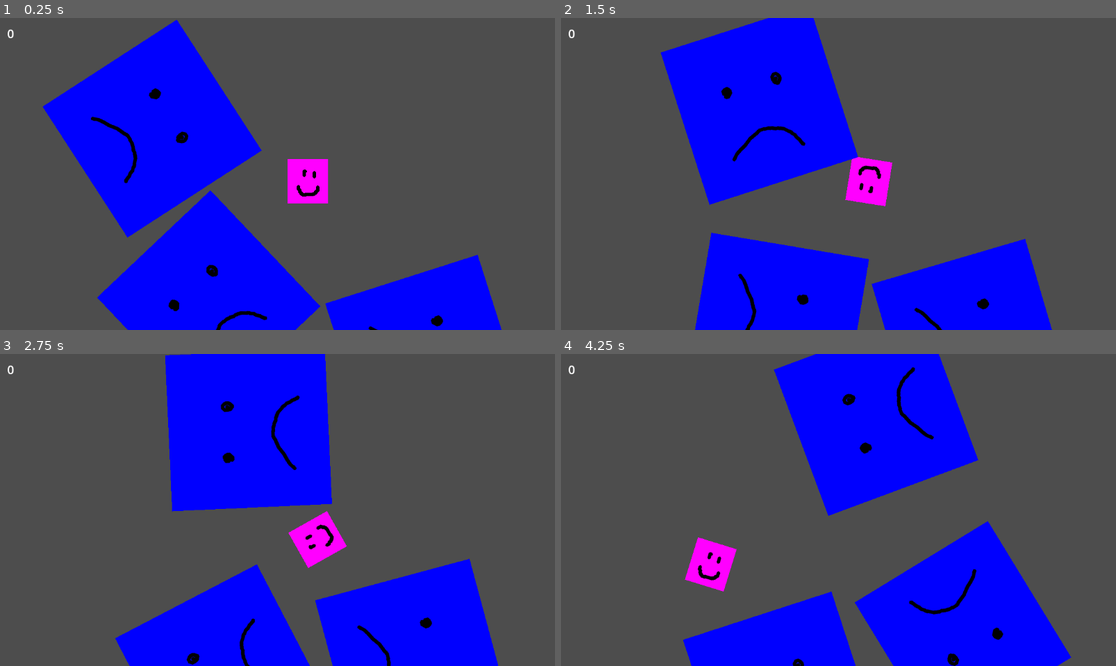
Above: before the commit, frames 1-4 (two rows, left to right).
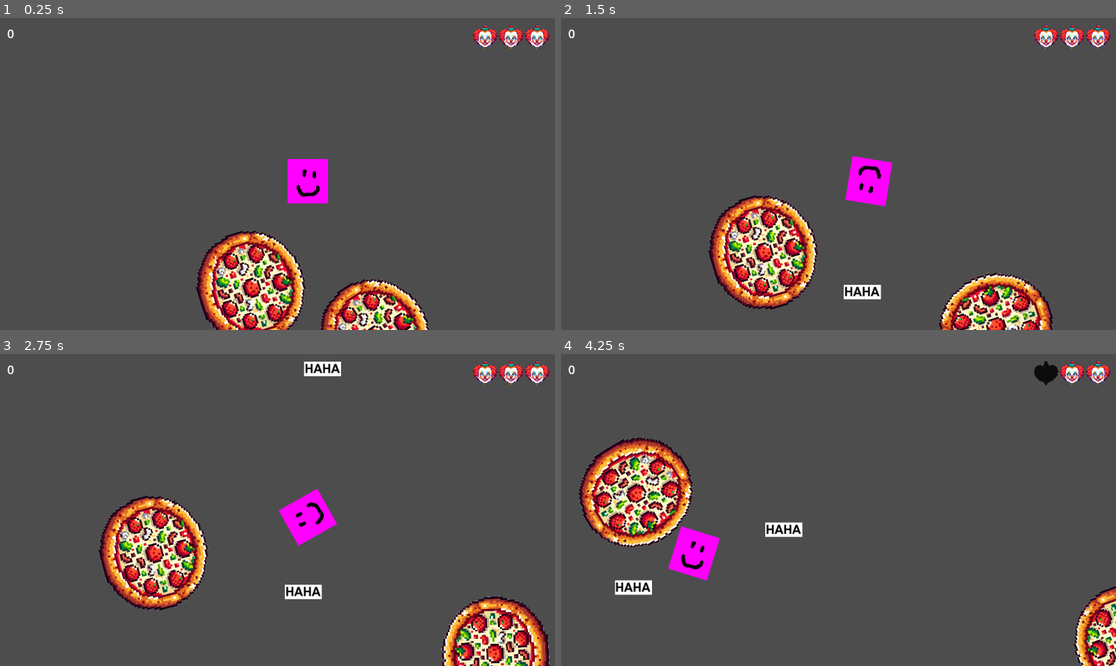
Above: after the commit, the same moments.

Repository: bytedev-code/the-sad-unicorn
Game: Godot game, scene res://game.tscn
Two runs of this game, one before a commit and one after it. Both use one fixed random seed, a clock stepped at 60 frames per second and the inputs below.
Inputs:
- Up to frame 1 (0.25 s): no input
- Up to frame 2 (1.5 s): hold D (player_rotate_right) 0.53-1.28 s; hold Space (player_shoot) 0.53-1.28 s; hold A (player_rotate_left) from 1.28 s (still down); tap Space (player_shoot) at 1.35 s
- Up to frame 3 (2.75 s): release A (player_rotate_left) at 2.03 s; hold D (player_rotate_right) from 2.03 s (still down); hold Space (player_shoot) from 2.03 s (still down)
- Up to frame 4 (4.25 s): release D (player_rotate_right) at 2.78 s; release Space (player_shoot) at 2.78 s; hold W (player_forward) 2.78-3.53 s; tap Space (player_shoot) at 2.85 s; hold A (player_rotate_left) from 3.53 s (still down); hold Space (player_shoot) from 3.53 s (still down)

The runs differ from the first frame. In frame 1, 31% of the frame differs, in the area x 7-99%, y 0-100%; in frame 2, 32%; in frame 3, 39%, in the area x 17-99%, y 0-100%; in frame 4, 38%.

Commit message:
implement projectile dummy

Diff:
--- a/blueprints/dummy.tscn
+++ b/blueprints/enemies/dummy.tscn
@@ -1,17 +1,17 @@
 [gd_scene load_steps=4 format=3 uid="uid://bjcdoe0d0l8r4"]
 
-[ext_resource type="Texture2D" uid="uid://cm505n0xda5rt" path="res://assets/enemy.png" id="1_0lnvf"]
-[ext_resource type="Script" path="res://enemy.gd" id="1_jw1ay"]
+[ext_resource type="Script" path="res://enemy.gd" id="1_ot6wk"]
+[ext_resource type="Texture2D" uid="uid://cm505n0xda5rt" path="res://assets/enemy.png" id="2_ijdwl"]
 
 [sub_resource type="RectangleShape2D" id="RectangleShape2D_vn05w"]
 size = Vector2(327, 331)
 
 [node name="dummy" type="RigidBody2D"]
-script = ExtResource("1_jw1ay")
+script = ExtResource("1_ot6wk")
 
 [node name="CollisionShape2D" type="CollisionShape2D" parent="."]
 position = Vector2(-0.5, 1.5)
 shape = SubResource("RectangleShape2D_vn05w")
 
 [node name="Sprite2D" type="Sprite2D" parent="."]
-texture = ExtResource("1_0lnvf")
+texture = ExtResource("2_ijdwl")
--- a/blueprints/pizza.tscn
+++ b/blueprints/enemies/pizza.tscn
@@ -1,17 +1,19 @@
-[gd_scene load_steps=4 format=3 uid="uid://dirmfbrgs5jhn"]
+[gd_scene load_steps=5 format=3 uid="uid://dirmfbrgs5jhn"]
 
 [ext_resource type="Script" path="res://enemy.gd" id="1_ayt43"]
+[ext_resource type="PackedScene" uid="uid://bne1ywbb5xsci" path="res://blueprints/enemies/pizza_slice.tscn" id="2_a7ert"]
 [ext_resource type="Texture2D" uid="uid://lho6elehpi6e" path="res://assets/enemies/pizza.png" id="2_h78fa"]
 
-[sub_resource type="RectangleShape2D" id="RectangleShape2D_vn05w"]
-size = Vector2(327, 331)
+[sub_resource type="CircleShape2D" id="CircleShape2D_j8m40"]
+radius = 116.51
 
 [node name="pizza" type="RigidBody2D"]
 script = ExtResource("1_ayt43")
+SPLIT_INTO = ExtResource("2_a7ert")
 
 [node name="CollisionShape2D" type="CollisionShape2D" parent="."]
 position = Vector2(-0.5, 1.5)
-shape = SubResource("RectangleShape2D_vn05w")
+shape = SubResource("CircleShape2D_j8m40")
 
 [node name="Sprite2D" type="Sprite2D" parent="."]
 scale = Vector2(0.25, 0.25)
--- /dev/null
+++ b/blueprints/enemies/pizza_slice.tscn
@@ -0,0 +1,15 @@
+[gd_scene load_steps=3 format=3 uid="uid://bne1ywbb5xsci"]
+
+[ext_resource type="Script" path="res://enemy.gd" id="1_q8gml"]
+[ext_resource type="Texture2D" uid="uid://x3iadklsevne" path="res://assets/enemies/pizza_slice.png" id="2_7n3m5"]
+
+[node name="pizza_slice" type="RigidBody2D"]
+script = ExtResource("1_q8gml")
+
+[node name="CollisionShape2D" type="CollisionPolygon2D" parent="."]
+position = Vector2(-0.5, 1.5)
+polygon = PackedVector2Array(-97.5, 99.5, -37.5, -102.5, 108.5, -27.5)
+
+[node name="Sprite2D" type="Sprite2D" parent="."]
+scale = Vector2(0.25, 0.25)
+texture = ExtResource("2_7n3m5")
--- /dev/null
+++ b/blueprints/projectiles/haha.tscn
@@ -0,0 +1,23 @@
+[gd_scene load_steps=4 format=3 uid="uid://cpen7ij664yva"]
+
+[ext_resource type="Texture2D" uid="uid://b2m28tpp3pym7" path="res://assets/projectile.png" id="1_gks73"]
+[ext_resource type="Script" path="res://projectile.gd" id="1_r7lf5"]
+
+[sub_resource type="RectangleShape2D" id="RectangleShape2D_hei77"]
+size = Vector2(76, 30)
+
+[node name="Haha" type="StaticBody2D"]
+script = ExtResource("1_r7lf5")
+
+[node name="CollisionShape2D" type="CollisionShape2D" parent="."]
+shape = SubResource("RectangleShape2D_hei77")
+
+[node name="Sprite2D" type="Sprite2D" parent="."]
+texture = ExtResource("1_gks73")
+
+[node name="Lifetime" type="Timer" parent="."]
+wait_time = 1.5
+one_shot = true
+autostart = true
+
+[connection signal="timeout" from="Lifetime" to="." method="_on_lifetime_end"]
--- a/enemy.gd
+++ b/enemy.gd
@@ -3,6 +3,7 @@
 
 @export var ROTATE: bool = true
 @export var SPEED: float = 100.
+@export var SPLIT_INTO: PackedScene = null
 
 var _direction = Vector2(0, 0)
 var _rot_speed = 0.1
--- a/game.tscn
+++ b/game.tscn
@@ -2,24 +2,24 @@
 
 [ext_resource type="Script" path="res://game.gd" id="1_i82ie"]
 [ext_resource type="PackedScene" uid="uid://yaolwrsv7rof" path="res://player.tscn" id="1_uqs0x"]
-[ext_resource type="PackedScene" uid="uid://bjcdoe0d0l8r4" path="res://blueprints/dummy.tscn" id="2_q8o6g"]
+[ext_resource type="PackedScene" uid="uid://dirmfbrgs5jhn" path="res://blueprints/enemies/pizza.tscn" id="3_q5dd1"]
 [ext_resource type="PackedScene" uid="uid://bvut3uk1ruoiu" path="res://ui/hud.tscn" id="4_a746c"]
 
 [node name="game" type="Node2D"]
 script = ExtResource("1_i82ie")
-enemy_blueprints = Array[PackedScene]([ExtResource("2_q8o6g")])
+enemy_blueprints = Array[PackedScene]([ExtResource("3_q5dd1")])
 enemy_container = NodePath("enemies")
 
 [node name="player" parent="." instance=ExtResource("1_uqs0x")]
 position = Vector2(639, 339)
+PROJECTILE_NODE = NodePath("../projectiles")
 
 [node name="enemies" type="Node2D" parent="."]
 
-[node name="dummy" parent="enemies" instance=ExtResource("2_q8o6g")]
-position = Vector2(310, 279)
-
 [node name="projectiles" type="Node2D" parent="."]
 
-[node name="Hud" parent="." instance=ExtResource("4_a746c")]
+[node name="CanvasLayer" type="CanvasLayer" parent="."]
 
-[connection signal="on_damage" from="player" to="Hud" method="setHealth"]
+[node name="Hud" parent="CanvasLayer" instance=ExtResource("4_a746c")]
+
+[connection signal="on_damage" from="player" to="CanvasLayer/Hud" method="setHealth"]
--- a/player.gd
+++ b/player.gd
@@ -6,12 +6,17 @@
 @export var SPEED: float = 300.0
 @export var INIT_HP: int = 3
 
+@export var PROJECTILE_NODE: NodePath = "."
+@export var PROJECTILE_BLUEPRINT: PackedScene = preload("res://blueprints/projectiles/haha.tscn")
+
 var _hp = 3
 var _is_invincible = false
+var _is_shoot_oncolldown = false
 
 @onready var screen_size = get_viewport_rect().size
 
 @onready var InvincibleTimer = $InvincibleTimer
+@onready var ShootCooldown: Timer = $ShootCooldown
 
 func _ready():
 	_hp = INIT_HP
@@ -19,18 +24,21 @@
 	InvincibleTimer.timeout.connect(_on_invincible_gone)
 	InvincibleTimer.start()
 
+func get_direction() -> Vector2:
+	return -Vector2(0, 1).rotated(get_transform().get_rotation())
+
 func _physics_process(delta):
 
 	velocity *= 0.99
 
-	var dir = -Vector2(0, 1).rotated(get_transform().get_rotation())
-
 	if Input.is_action_pressed("player_forward"):
-		velocity = dir * SPEED
+		velocity = get_direction() * SPEED
 	if Input.is_action_pressed("player_rotate_left"):
 		rotate(-0.1)
 	if Input.is_action_pressed("player_rotate_right"):
 		rotate(0.1)
+	if Input.is_action_pressed("player_shoot"):
+		_spawn_projectile()
 
 	move_and_slide()
 
@@ -46,7 +54,6 @@
 	_is_invincible = true
 	InvincibleTimer.start()
 
-	print("On damage")
 	on_damage.emit(_hp)
 
 	if _hp <= 0:
@@ -54,3 +61,10 @@
 
 func _on_invincible_gone():
 	_is_invincible = false
+
+func _spawn_projectile():
+	if ShootCooldown.is_stopped():
+		var projectile: Projectile = PROJECTILE_BLUEPRINT.instantiate()
+		projectile.setup(position + get_direction()*100, get_direction())
+		get_node(PROJECTILE_NODE).add_child(projectile)
+		ShootCooldown.start()
--- a/player.tscn
+++ b/player.tscn
@@ -19,3 +19,7 @@
 [node name="InvincibleTimer" type="Timer" parent="."]
 wait_time = 3.0
 one_shot = true
+
+[node name="ShootCooldown" type="Timer" parent="."]
+wait_time = 0.5
+one_shot = true
--- /dev/null
+++ b/projectile.gd
@@ -0,0 +1,22 @@
+class_name Projectile
+extends StaticBody2D
+
+
+@export var SPEED = 300.
+var _direction = Vector2.ZERO
+
+# Called when the node enters the scene tree for the first time.
+func _ready():
+	pass # Replace with function body.
+
+func setup(start_pos: Vector2, direction: Vector2):
+	position = start_pos
+	_direction = direction
+
+# Called every frame. 'delta' is the elapsed time since the previous frame.
+func _process(delta):
+	var motion = _direction * SPEED * delta
+	var collider = move_and_collide(motion)
+
+func _on_lifetime_end():
+	queue_free()
Binary file changed: assets/enemies/pizza_slice.png
